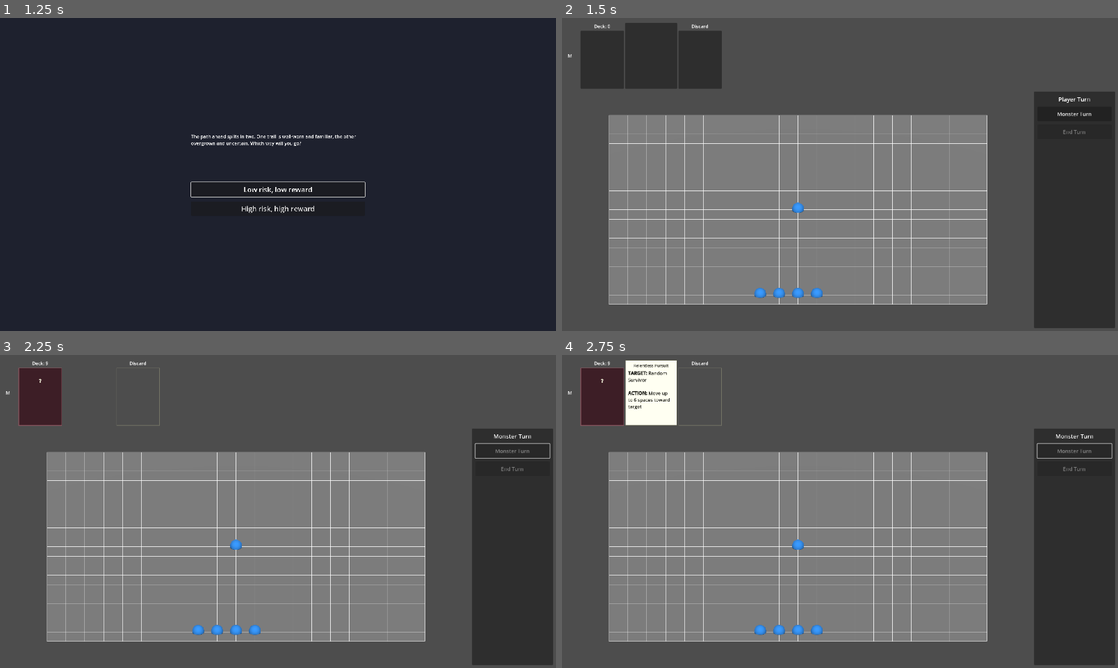
Above: before the commit, frames 1-4 (two rows, left to right).
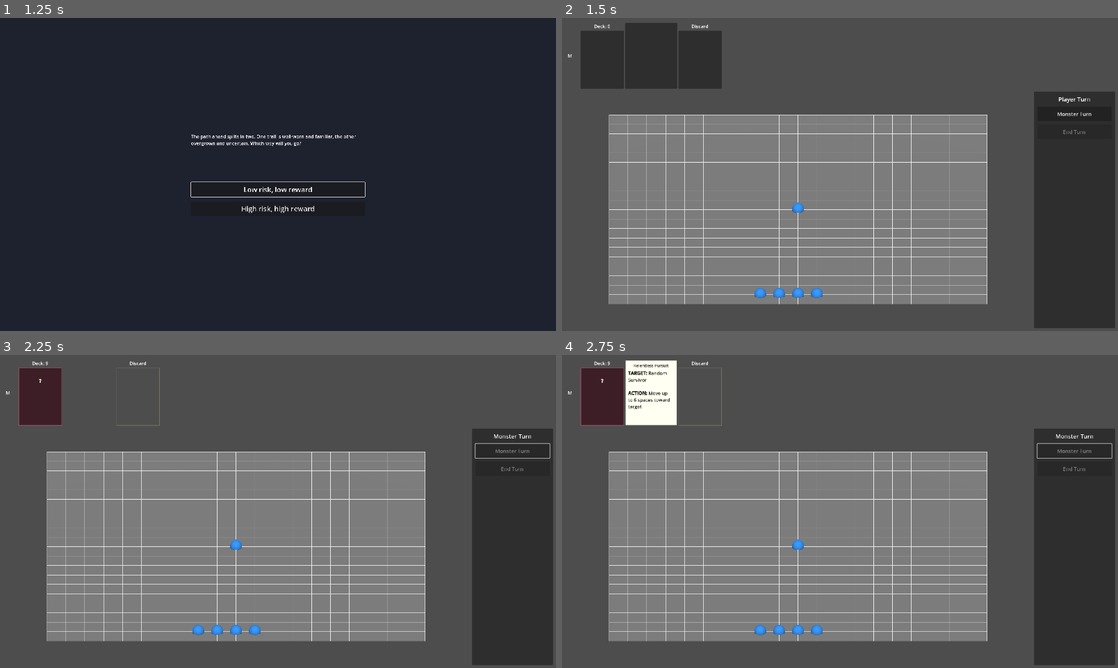
Above: after the commit, the same moments.

Repository: aartcmeijer-hash/silt-2
Game: Godot game, scene res://scenes/menus/main_menu.tscn
Two runs of this game, one before a commit and one after it. Both use one fixed random seed, a clock stepped at 60 frames per second and the inputs below.
Inputs:
- Up to frame 1 (1.25 s): click "Play" at 0.5 s
- Up to frame 2 (1.5 s): click "Low risk, low reward" at 1.25 s
- Up to frame 3 (2.25 s): click "Monster Turn" at 2 s
- Up to frame 4 (2.75 s): no input

Frame 1 is identical in both runs. In frame 2, 2.4% of the frame differs, in the area x 8-77%, y 30-92%; in frame 3, 2.4%; in frame 4, 2.4%.

Commit message:
fix: increase gridline Y offset to prevent occlusion
Increase Y offset from 0.01 to 0.5 to prevent gridlines from being
hidden behind grid tiles due to z-fighting or depth test issues.

Co-Authored-By: Claude Sonnet 4.5 <noreply@anthropic.com>

Diff:
--- a/scripts/game/isometric_grid.gd
+++ b/scripts/game/isometric_grid.gd
@@ -77,18 +77,24 @@
 	mesh.surface_begin(Mesh.PRIMITIVE_LINES)
 
 	var offset := _get_grid_offset()
-	var y_pos := 0.01  # Slight offset to prevent z-fighting
+	var y_pos := 0.5  # Offset to keep lines above grid tiles
 	var line_color := Color(1.0, 1.0, 1.0, 0.9)  # Bright white, high opacity
 
 	# Get half cell size for positioning lines at cell edges
 	var half_cell_x := grid_map.cell_size.x / 2.0
 	var half_cell_z := grid_map.cell_size.z / 2.0
 
+	# DEBUG: Check line positions
+	print("=== GRIDLINE POSITIONS ===")
+	print("Drawing", grid_width + 1, "vertical lines")
+
 	# Draw vertical lines (along Z-axis) at cell edges
 	for x in range(grid_width + 1):
 		# Get cell center position, then offset to left edge
 		var cell_center := grid_map.map_to_local(Vector3i(x + offset.x, 0, offset.y))
 		var line_x := cell_center.x - half_cell_x
+
+		print("V-Line ", x, " - grid pos: ", x + offset.x, " | cell center: ", cell_center.x, " | line_x: ", line_x)
 
 		# Start and end Z positions (at cell edges)
 		var start_cell := grid_map.map_to_local(Vector3i(offset.x, 0, offset.y))
@@ -101,11 +107,14 @@
 		mesh.surface_set_color(line_color)
 		mesh.surface_add_vertex(Vector3(line_x, y_pos, end_z))
 
+	print("\n=== HORIZONTAL LINES ===")
 	# Draw horizontal lines (along X-axis) at cell edges
 	for z in range(grid_height + 1):
 		# Get cell center position, then offset to top edge
 		var cell_center := grid_map.map_to_local(Vector3i(offset.x, 0, z + offset.y))
 		var line_z := cell_center.z - half_cell_z
+
+		print("H-Line ", z, " - grid pos: ", z + offset.y, " | cell center: ", cell_center.z, " | line_z: ", line_z)
 
 		# Start and end X positions (at cell edges)
 		var start_cell := grid_map.map_to_local(Vector3i(offset.x, 0, offset.y))
